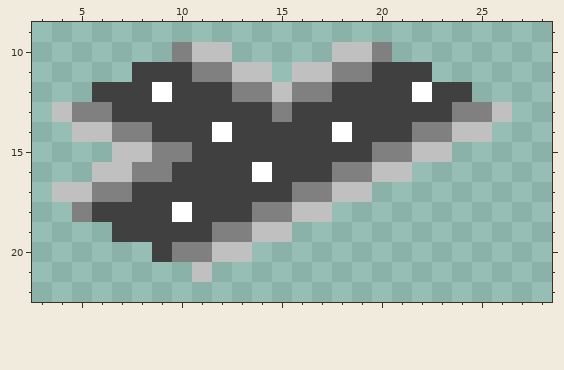
Pixel-art sprite -- assets/graphics/road_tiles/road_7.png. The picture above is the old version.
The file is 128x128 pixels, drawn in blocks of 4x4; one block is one cell here. Shown: x 3..28, y 9..22.
After:
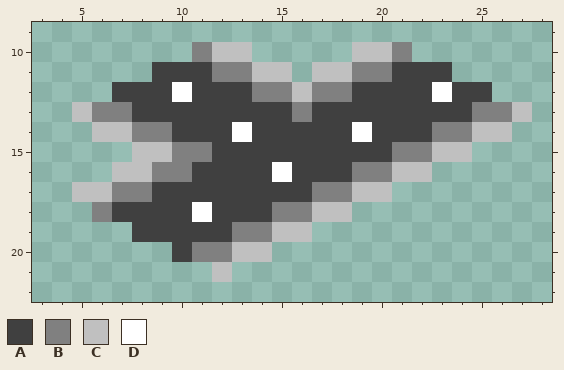
Palette (. is transparent): A #404040  B #808080  C #c0c0c0  D #ffffff
Commit message: Buildings can only be built on roads
From old to new:
@@ x 3..28 @@
  9 ..........................
-10 .......BCC.....CCB........
-11 .....AAABBCC.CCBBAAA......
-12 ...AAADAAABBCBBAAAADAA....
-13 .CBBAAAAAAAABAAAAAAAABBC..
-14 ..CCBBAAADAAAAADAAABBCC...
-15 ....CCBBAAAAAAAAABBCC.....
-16 ...CCBBAAAADAAABBCC.......
-17 .CCBBAAAAAAAABBCC.........
-18 ..BAAAADAAABBCC...........
-19 ....AAAAABBCC.............
-20 ......ABBCC...............
-21 ........C.................
+10 ........BCC.....CCB.......
+11 ......AAABBCC.CCBBAAA.....
+12 ....AAADAAABBCBBAAAADAA...
+13 ..CBBAAAAAAAABAAAAAAAABBC.
+14 ...CCBBAAADAAAAADAAABBCC..
+15 .....CCBBAAAAAAAAABBCC....
+16 ....CCBBAAAADAAABBCC......
+17 ..CCBBAAAAAAAABBCC........
+18 ...BAAAADAAABBCC..........
+19 .....AAAAABBCC............
+20 .......ABBCC..............
+21 .........C................
 22 ..........................
